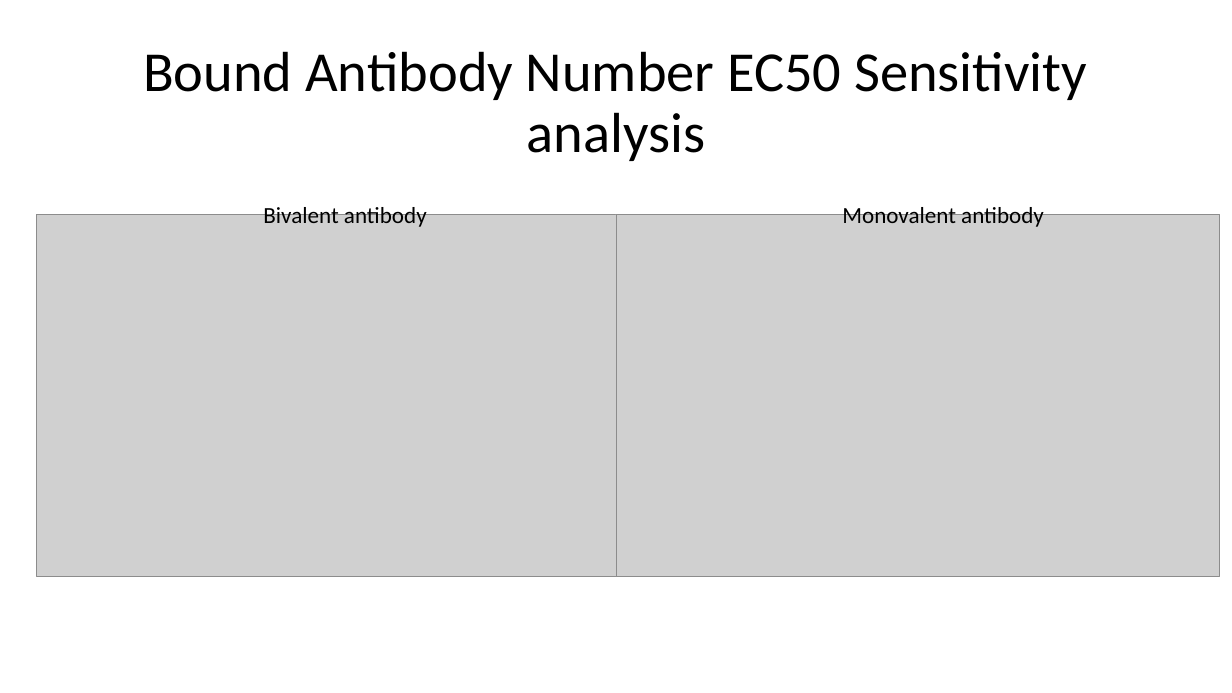
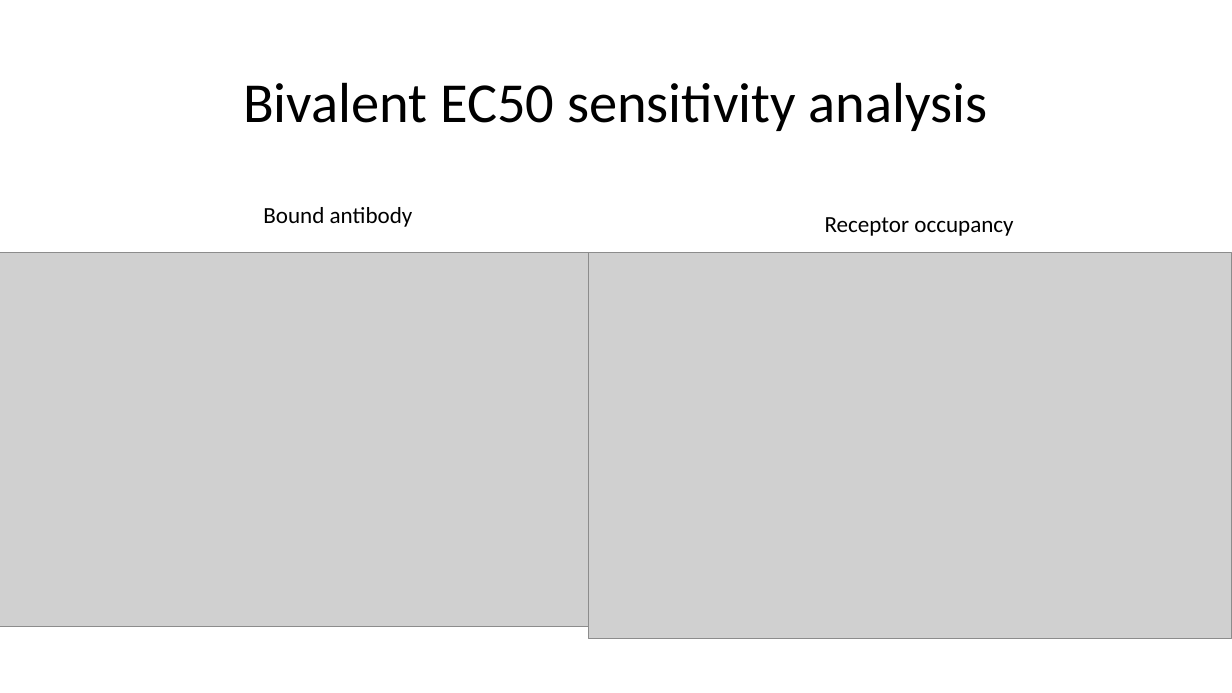
Before and after one commit to lukedtc/ADCC-Project, a slide deck: slide 7 of Presentations/Avidity investigation.pptx (slide 6 before the commit). Drawn at 1232x693 pixels with LibreOffice and Linux fonts; fonts in the diff are those of the drawing; grey boxes stand for pictures. Boxes give left, top, right and bottom in pixels: in the first picture for what was removed or moved away, otherwise in the second. Text is boxed around its words. In the diff, an @@ line names an element or a change of style, - is before the commit and + after.

```diff
--- a/Presentations/Avidity investigation.pptx
+++ b/Presentations/Avidity investigation.pptx
@@ title at [243,82,988,131]: text changed @@
-Bound Antibody Number EC50 Sensitivity analysis
+Bivalent EC50 sensitivity analysis
@@ text at [263,207,413,227]: text changed @@
-Bivalent antibody
+Bound antibody
@@ text at [825,217,1013,236]: text changed @@
-Monovalent antibody
+Receptor occupancy
@@ picture: place and size @@
-picture at [36,214,640,577]
+picture at [0,252,624,627]
@@ picture: place and size @@
-picture at [616,214,1221,577]
+picture at [589,252,1232,639]
```
Also in this commit, not shown: 1 other slide changed, 3 slides added, 1 slide removed, 25 other files.
